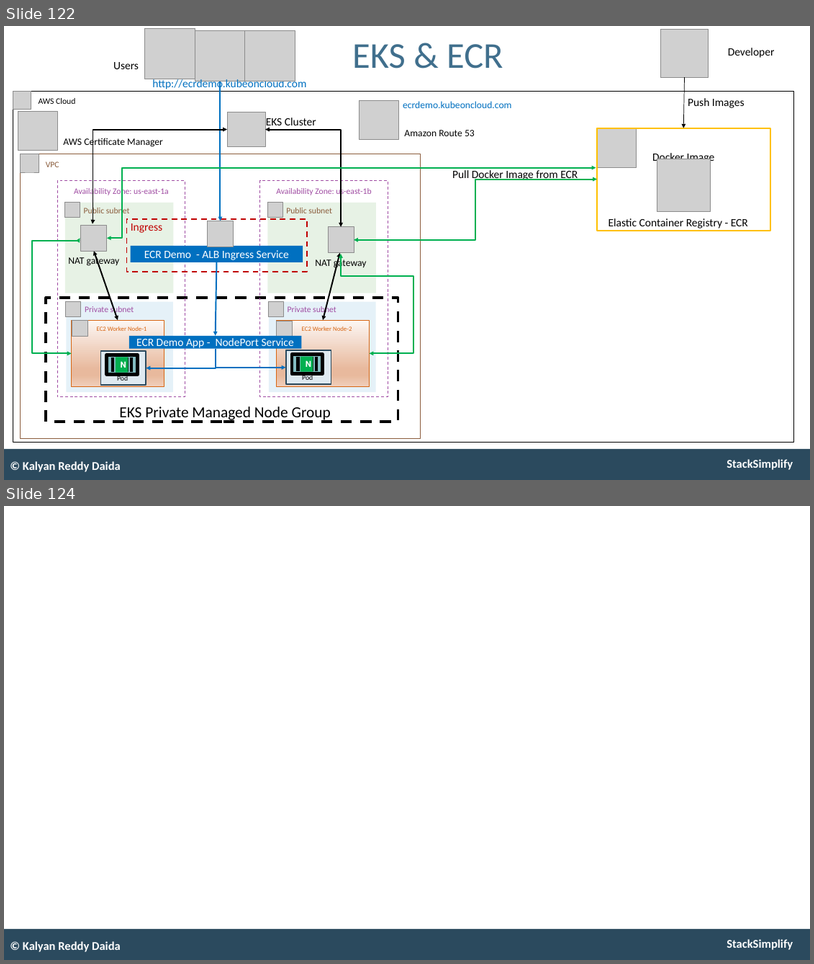
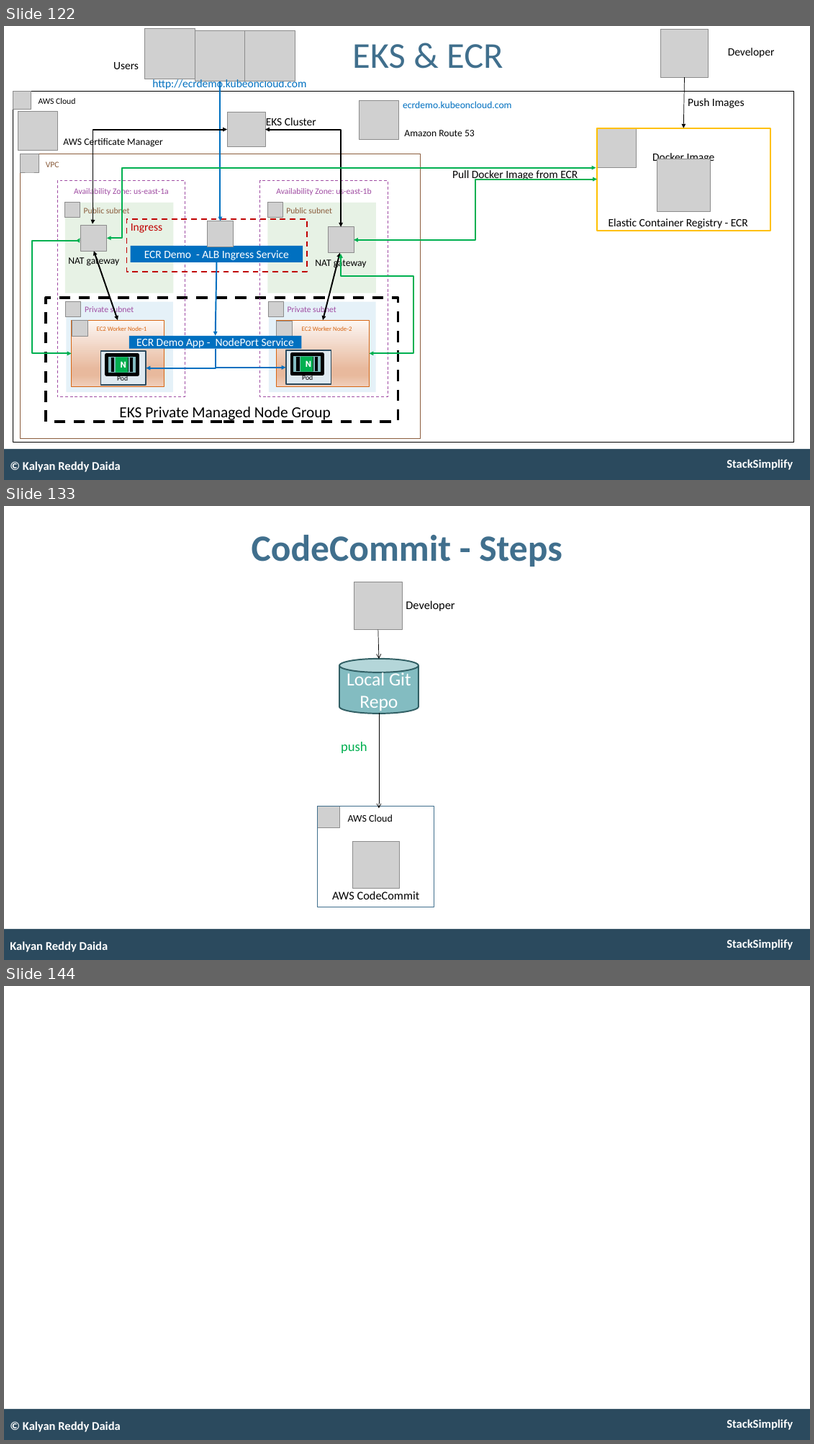
Before and after one commit to Superstar0715/aws-eks-kubernetes-masterclass, a slide deck: presentation/AWS-Fargate-and-EKS-Masterclass.pptx. Shown one above the other, each under a label of ours: slides 122 and 124 before the commit, slides 122, 133 and 144 after it; the slides between them are not shown. The pictures are 814x964 and 814x1444 pixels, drawn with LibreOffice and Linux fonts; fonts in the diff are those of the drawing; grey boxes stand for pictures. Boxes give left, top, right and bottom in pixels: in the first picture for what was removed or moved away, otherwise in the second. Text is boxed around its words. In the diff, an @@ line names an element or a change of style, - is before the commit and + after.

```diff
--- a/presentation/AWS-Fargate-and-EKS-Masterclass.pptx
+++ b/presentation/AWS-Fargate-and-EKS-Masterclass.pptx
@@ slide 133 added at (4, 506, 810, 960), background #FFFFFF; not listed: 2 template elements that a slide beside it also shows @@
@@ title added at (252, 535, 562, 566), 53 pt, text #406F8D, bold @@
+CodeCommit - Steps
@@ picture added at (354, 582, 402, 630) @@
@@ text added at (406, 600, 455, 611), 16.8 pt, text #000000 @@
+Developer
@@ arrow added from (378, 630) to (379, 659), #000000 0.75 pt @@
@@ cylinder added at (340, 659, 419, 713), fill #83BCC1, outline #326065 2 pt, 26.4 pt, text #FFFFFF @@
+Local Git Repo
@@ arrow added from (379, 713) to (379, 808), #000000 0.75 pt @@
@@ text added at (341, 741, 368, 753), 19.2 pt, text #00B050 @@
+push
@@ picture added at (317, 806, 339, 828) @@
@@ rectangle added at (317, 806, 435, 906), outline #406F8D 1 pt, 14.4 pt, text #000000 @@
+AWS Cloud
@@ picture added at (352, 842, 400, 888) @@
@@ text added at (332, 890, 420, 899), 16.8 pt, text #000000 @@
+AWS CodeCommit
@@ text added at (10, 941, 108, 952), 17 pt, text #FFFFFF, bold @@
+Kalyan Reddy Daida
@@ what was slide 124 is now slide 144 @@
```
Also in this commit, not shown: 1 slide changed, 19 other slides added, 1 other file.
